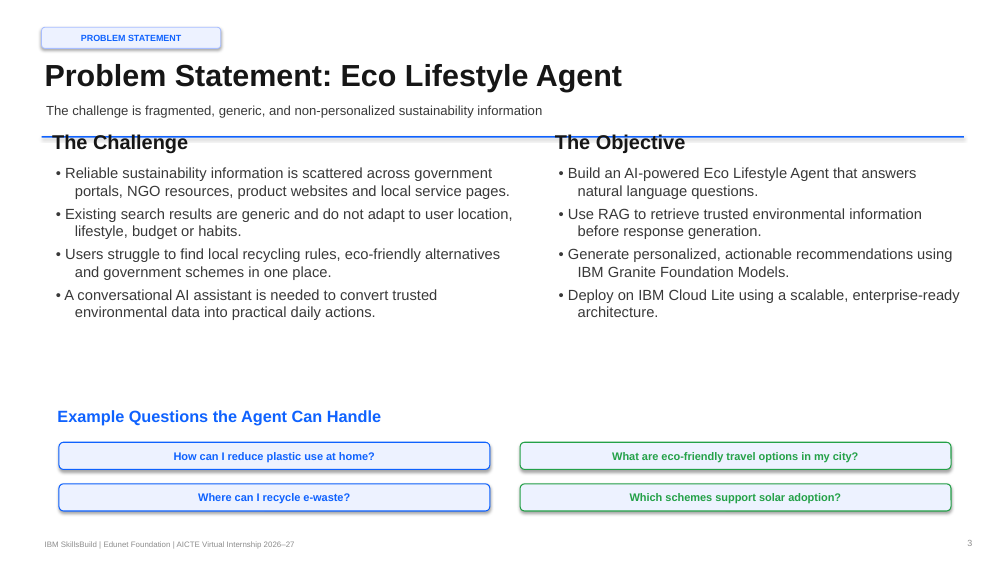
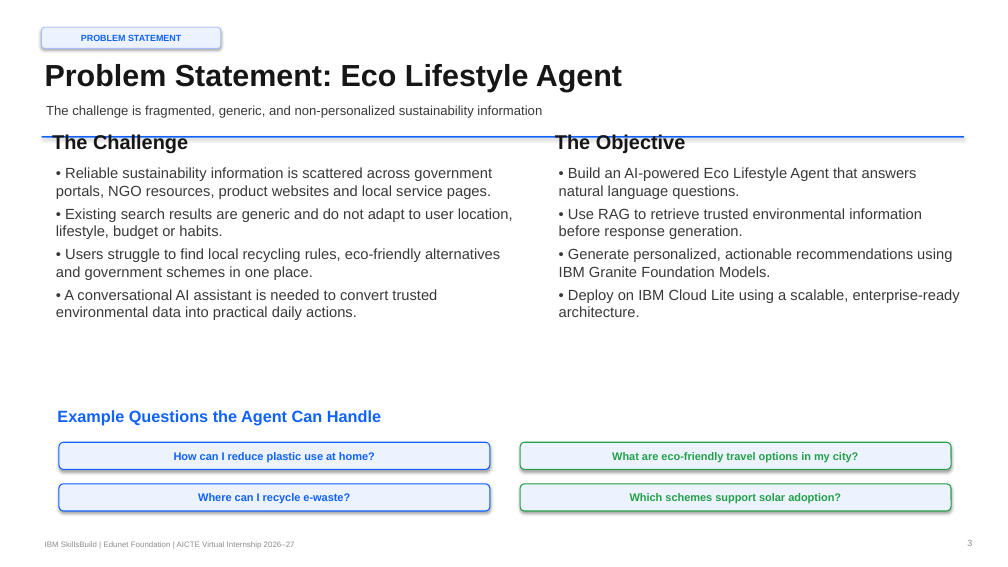
Before and after one commit to rishabh230707-afk/eco-lifestyle-agent, a slide deck: slide 3 of Updated_Project.pptx. Drawn at 1008x567 pixels with LibreOffice and Linux fonts; fonts in the diff are those of the drawing. Boxes give left, top, right and bottom in pixels: in the first picture for what was removed or moved away, otherwise in the second. Text is boxed around its words. In the diff, an @@ line names an element or a change of style, - is before the commit and + after.

Commit message:
Fix title overlap on cover slide (shrink font to fit 2 lines); revert bullet indent experiment

```diff
--- a/Updated_Project.pptx
+++ b/Updated_Project.pptx
@@ text "• Reliable sustainability information is ..." at box(56, 167, 513, 320): indent changed @@
@@ text "• Build an AI-powered Eco ..." at box(559, 167, 960, 317): indent changed @@
```
Also in this commit, not shown: 6 other slides changed.
